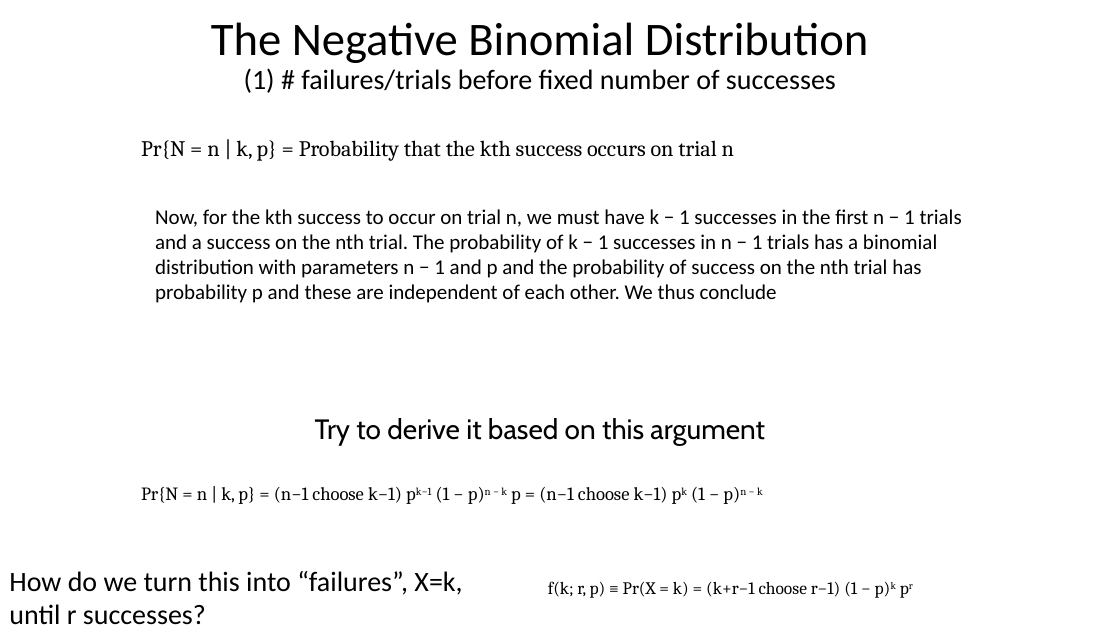
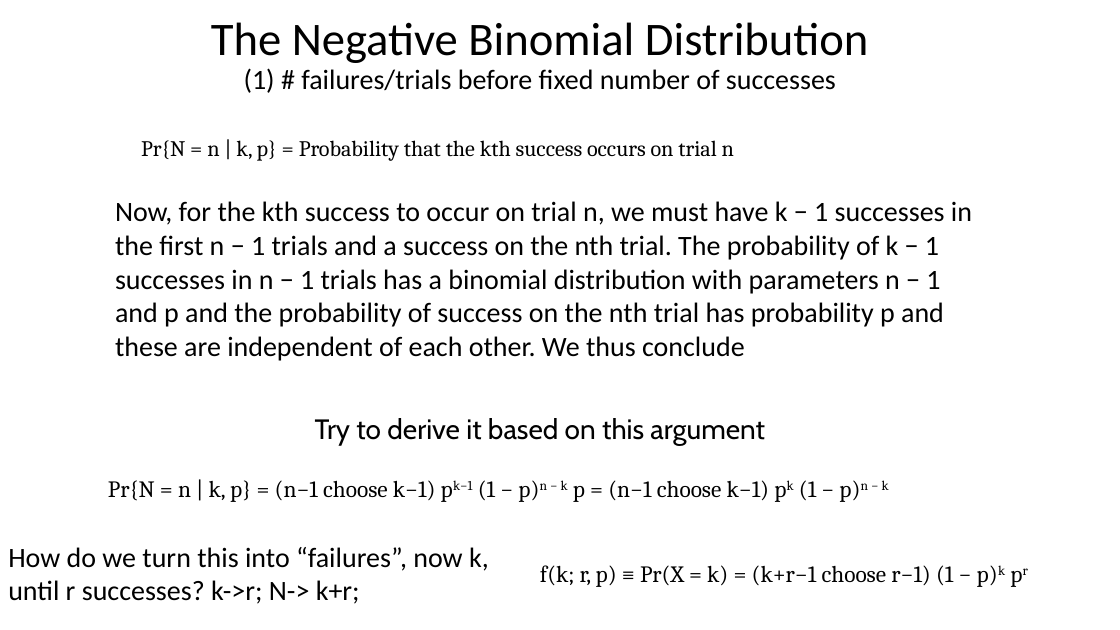
Before and after one commit to taaltree/FW536, a slide deck: slide 40 of Day1_Probability/FW536_Day1_Afternoon Distributions I_accessible.pptx. Drawn at 1120x630 pixels with LibreOffice and Linux fonts; fonts in the diff are those of the drawing. Boxes give left, top, right and bottom in pixels: in the first picture for what was removed or moved away, otherwise in the second. Text is boxed around its words. In the diff, an @@ line names an element or a change of style, - is before the commit and + after.

```diff
--- a/Day1_Probability/FW536_Day1_Afternoon Distributions I_accessible.pptx
+++ b/Day1_Probability/FW536_Day1_Afternoon Distributions I_accessible.pptx
@@ text "Now, for the kth success ...": place and size @@
-text "Now, for the kth success ..." at <box>155,209,962,303</box>
+text "Now, for the kth success ..." at <box>115,201,972,361</box>
@@ text "Now, for the kth success ..." at <box>115,201,972,361</box>: size 18 to 24 pt @@
@@ text "Pr{N = n | k, ...": place and size @@
-text "Pr{N = n | k, ..." at <box>141,487,763,504</box>
+text "Pr{N = n | k, ..." at <box>108,480,889,502</box>
@@ text "Pr{N = n | k, ..." at <box>108,480,889,502</box>: size 16 to 20 pt @@
@@ text at <box>8,547,489,604</box>: text changed @@
-How do we turn this into “failures”, X=k, until r successes?
+How do we turn this into “failures”, now k, until r successes? k->r; N-> k+r;
@@ text "f(k; r, p) ≡ Pr(X ...": place and size @@
-text "f(k; r, p) ≡ Pr(X ..." at <box>548,581,896,598</box>
+text "f(k; r, p) ≡ Pr(X ..." at <box>540,565,1005,587</box>
@@ text "f(k; r, p) ≡ Pr(X ..." at <box>540,565,1005,587</box>: size 15 to 20 pt @@
```
Also in this commit, not shown: 23 other slides changed, 5 other files.
